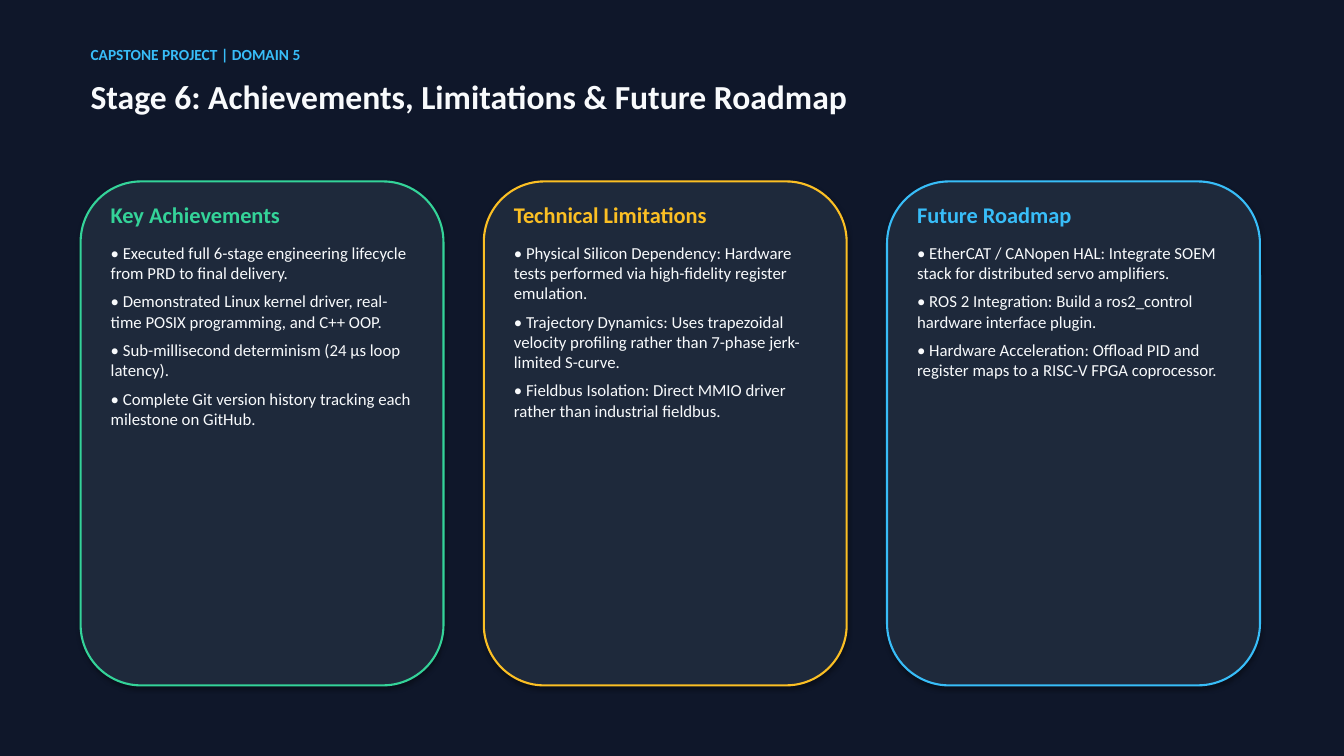
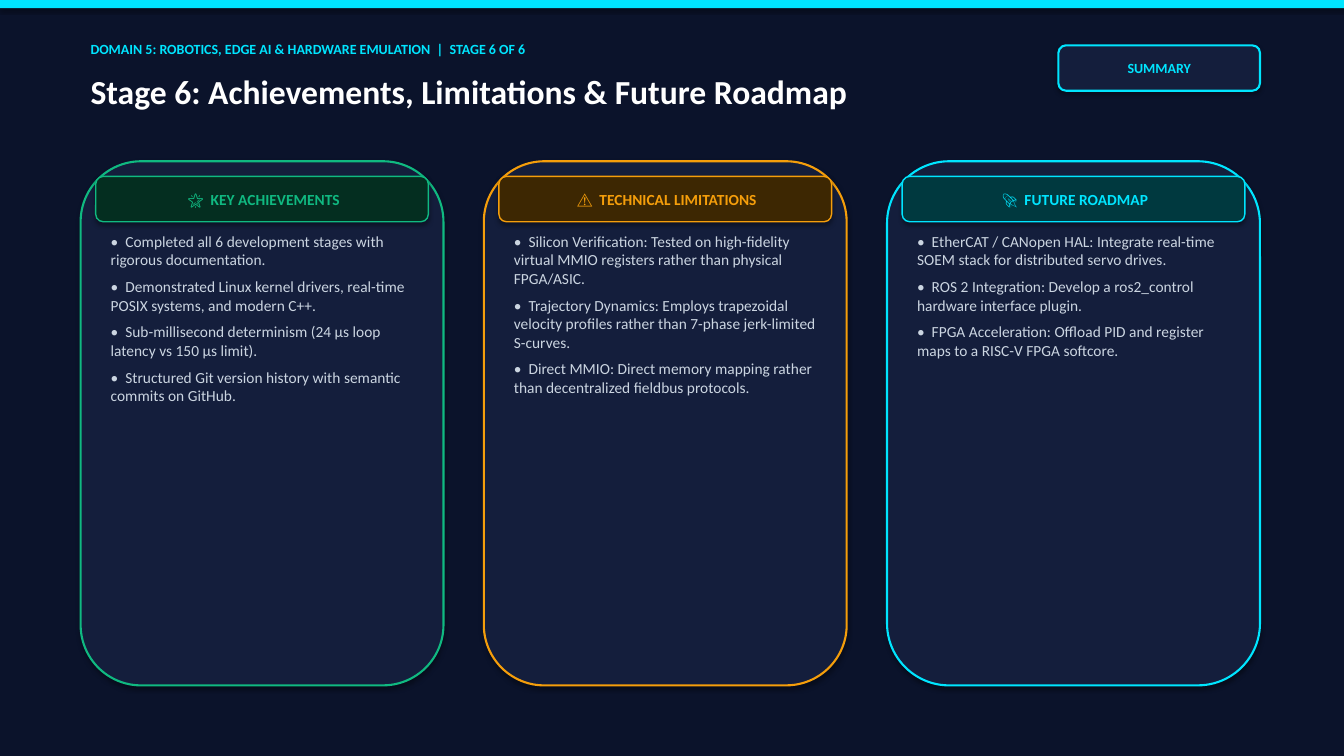
Before and after one commit to Amankumar307/robotic-motor-hub, a slide deck: slide 11 of docs/Robotic_Motor_Hub_Presentation.pptx. Drawn at 1344x756 pixels with LibreOffice and Linux fonts; fonts in the diff are those of the drawing. Boxes give left, top, right and bottom in pixels: in the first picture for what was removed or moved away, otherwise in the second. Text is boxed around its words. In the diff, an @@ line names an element or a change of style, - is before the commit and + after.

Commit message:
docs(presentation): Upgrade presentation with vibrant color cards, metrics dashboard, and interactive HTML deck

```diff
--- a/docs/Robotic_Motor_Hub_Presentation.pptx
+++ b/docs/Robotic_Motor_Hub_Presentation.pptx
@@ rectangle at [0,0,1344,756]: fill #0F172A to #0B132B; outline #0F172A 0.75 pt to none @@
@@ rectangle added at [0,0,1344,8], fill #00E5FF @@
@@ text removed at [91,50,301,60] @@
-CAPSTONE PROJECT | DOMAIN 5
@@ text added at [91,44,525,56], 10 pt, text #00E5FF, bold @@
+DOMAIN 5: ROBOTICS, EDGE AI & HARDWARE EMULATION | STAGE 6 OF 6
@@ rounded rectangle added at [1059,45,1260,91], fill #141E3C, outline #00E5FF 1.5 pt, 10 pt, text #00E5FF, bold @@
+SUMMARY
@@ text "Stage 6: Achievements, Limitations & ..." at [91,80,847,110]: text colour #F8FAFC to #FFFFFF @@
@@ rounded rectangle: place and size @@
-rounded rectangle at [484,181,847,686]
+rounded rectangle at [81,161,444,686]
@@ rounded rectangle at [81,161,444,686]: fill #1E293B to #141E3C; outline #FBBF24 1.5 pt to #10B981 1.5 pt @@
@@ rounded rectangle added at [96,176,429,222], fill #042E20, outline #10B981 1 pt, 11 pt, text #10B981, bold @@
+🌟 KEY ACHIEVEMENTS
@@ rounded rectangle added at [484,161,847,686], fill #141E3C, outline #F59E0B 1.5 pt @@
@@ rounded rectangle added at [499,176,832,222], fill #3D2702, outline #F59E0B 1 pt, 11 pt, text #F59E0B, bold @@
+⚠️ TECHNICAL LIMITATIONS
@@ rounded rectangle: place and size @@
-rounded rectangle at [887,181,1260,686]
+rounded rectangle at [887,161,1260,686]
@@ rounded rectangle at [887,161,1260,686]: fill #1E293B to #141E3C; outline #38BDF8 1.5 pt to #00E5FF 1.5 pt @@
@@ rounded rectangle added at [902,176,1245,222], fill #00393F, outline #00E5FF 1 pt, 11 pt, text #00E5FF, bold @@
+🚀 FUTURE ROADMAP
@@ rounded rectangle removed at [81,181,444,686] @@
@@ text at [111,236,404,401]: text changed; size 12 to 11 pt; text colour #F8FAFC to #CBD5E1 @@
-Key Achievements
-• Executed full 6-stage engineering lifecycle from PRD to final delivery.
-• Demonstrated Linux kernel driver, real-time POSIX programming, and C++ OOP.
-• Sub-millisecond determinism (24 µs loop latency).
-• Complete Git version history tracking each milestone on GitHub.
+• Completed all 6 development stages with rigorous documentation.
+• Demonstrated Linux kernel drivers, real-time POSIX systems, and modern C++.
+• Sub-millisecond determinism (24 µs loop latency vs 150 µs limit).
+• Structured Git version history with semantic commits on GitHub.
@@ text at [514,236,816,396]: text changed; size 12 to 11 pt; text colour #F8FAFC to #CBD5E1 @@
-Technical Limitations
-• Physical Silicon Dependency: Hardware tests performed via high-fidelity register emulation.
-• Trajectory Dynamics: Uses trapezoidal velocity profiling rather than 7-phase jerk-limited S-curve.
-• Fieldbus Isolation: Direct MMIO driver rather than industrial fieldbus.
+• Silicon Verification: Tested on high-fidelity virtual MMIO registers rather than physical FPGA/ASIC.
+• Trajectory Dynamics: Employs trapezoidal velocity profiles rather than 7-phase jerk-limited S-curves.
+• Direct MMIO: Direct memory mapping rather than decentralized fieldbus protocols.
@@ text at [917,236,1214,359]: text changed; size 12 to 11 pt; text colour #F8FAFC to #CBD5E1 @@
-Future Roadmap
-• EtherCAT / CANopen HAL: Integrate SOEM stack for distributed servo amplifiers.
-• ROS 2 Integration: Build a ros2_control hardware interface plugin.
-• Hardware Acceleration: Offload PID and register maps to a RISC-V FPGA coprocessor.
+• EtherCAT / CANopen HAL: Integrate real-time SOEM stack for distributed servo drives.
+• ROS 2 Integration: Develop a ros2_control hardware interface plugin.
+• FPGA Acceleration: Offload PID and register maps to a RISC-V FPGA softcore.
```
Also in this commit, not shown: 10 other slides changed, 1 slide added, 1 slide removed, 1 other file.
